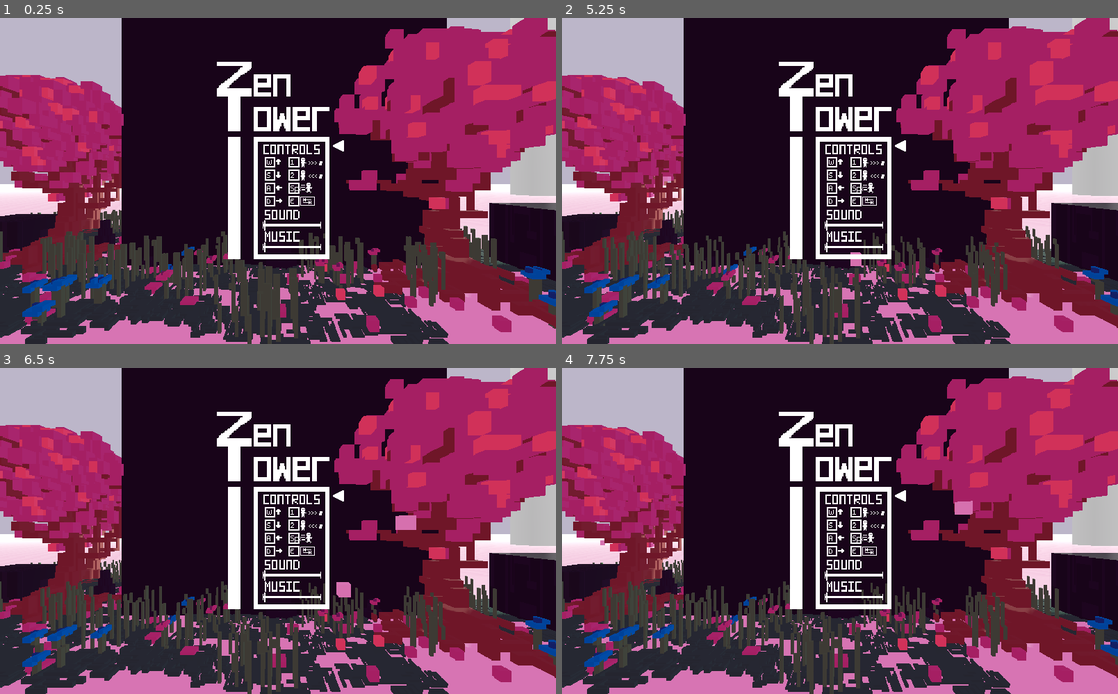
Above: before the commit, frames 1-4 (two rows, left to right).
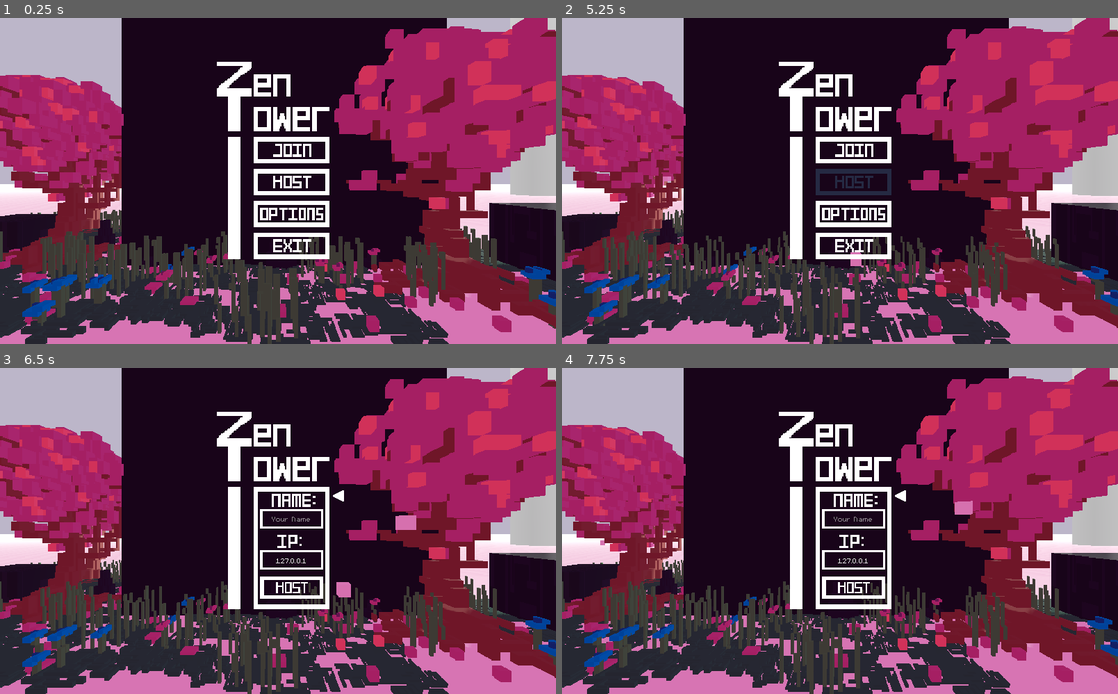
Above: after the commit, the same moments.

Repository: albielee/NSE_Challenge_Game
Game: Godot game, scene res://Menu/lobby.tscn
Two runs of this game, one before a commit and one after it. Both use one fixed random seed, a clock stepped at 60 frames per second and the inputs below.
Inputs (mouse positions are in pixels of both pictures, inside the frame that each line leads up to):
- Up to frame 1 (0.25 s): no input
- Up to frame 2 (5.25 s): tap Enter at 0.5 s; move the mouse to (962, 164) at 0.52 s; hold D (move_right) 0.53-1.28 s; hold Space (move_dash) 0.53-1.28 s; click (962, 164) at 0.67 s; move the mouse to (728, 197) at 1.27 s; hold S (move_down) 1.28-2.03 s; right-click (728, 197) at 1.35 s; move the mouse to (895, 109) at 2.02 s; press the mouse at (895, 109) at 2.03 s; hold D (move_right) 2.03-2.78 s; move the mouse to (812, 246) at 2.77 s; release the mouse at (812, 246) at 2.78 s; hold W (move_up) 2.78-3.53 s; tap Tab (scoreboard) at 2.85 s; click (812, 246) at 2.92 s; move the mouse to (1006, 229) at 3.52 s; hold E (summon_rock) 3.53-4.28 s; hold A (move_left) 3.53-5.03 s; move the mouse to (673, 132) at 4.27 s; tap Shift (temp_float) at 4.35 s; move the mouse to (867, 181) at 5.02 s; hold S (move_down) from 5.03 s (still down); hold Space (move_dash) from 5.03 s (still down); click (867, 181) at 5.17 s
- Up to frame 3 (6.5 s): move the mouse to (194, 449) at 5.77 s; release S (move_down) at 5.78 s; release Space (move_dash) at 5.78 s; hold D (move_right) from 5.78 s (still down); right-click (194, 449) at 5.85 s
- Up to frame 4 (7.75 s): move the mouse to (962, 514) at 6.52 s; release D (move_right) at 6.53 s; press the mouse at (962, 514) at 6.53 s; hold W (move_up) 6.53-7.28 s; move the mouse to (728, 547) at 7.27 s; release the mouse at (728, 547) at 7.28 s; hold D (move_right) from 7.28 s (still down); tap Tab (scoreboard) at 7.35 s; click (728, 547) at 7.42 s

The runs differ from the first frame. In frame 1, 1.9% of the frame differs, in the area x 45-62%, y 37-72%; in frame 2, 2.1%; in frame 3, 1.4%; in frame 4, 1.4%.

Commit message:
Options menu art update

Diff:
--- a/NSE_Challenge_Game/Menu/lobby.tscn
+++ b/NSE_Challenge_Game/Menu/lobby.tscn
@@ -935,7 +935,6 @@
 texture = ExtResource( 22 )
 
 [node name="Main" type="Panel" parent="Lobby/Menu"]
-visible = false
 margin_left = 472.0
 margin_top = 240.0
 margin_right = 472.0
@@ -1178,6 +1177,7 @@
 bus = "Sounds"
 
 [node name="Options" type="Panel" parent="Lobby/Menu"]
+visible = false
 margin_left = 384.0
 margin_top = 192.0
 margin_right = 384.0
@@ -1228,9 +1228,9 @@
 }
 
 [node name="Label" type="Label" parent="Lobby/Menu/Options/Button1"]
-margin_left = 1.99982
+margin_left = 2.0
 margin_top = -1.0
-margin_right = 41.9998
+margin_right = 13.0
 margin_bottom = 13.0
 custom_fonts/font = ExtResource( 45 )
 __meta__ = {
@@ -1249,10 +1249,10 @@
 }
 
 [node name="Label" type="Label" parent="Lobby/Menu/Options/Button2"]
-margin_left = 0.999817
-margin_top = -1.00049
-margin_right = 40.9998
-margin_bottom = 12.9995
+margin_left = 1.0
+margin_top = -1.0
+margin_right = 12.0
+margin_bottom = 13.0
 custom_fonts/font = ExtResource( 45 )
 __meta__ = {
 "_edit_use_anchors_": false
@@ -1270,10 +1270,10 @@
 }
 
 [node name="Label" type="Label" parent="Lobby/Menu/Options/Button3"]
-margin_left = 0.999817
-margin_top = -1.00049
-margin_right = 40.9998
-margin_bottom = 12.9995
+margin_left = 1.0
+margin_top = -1.0
+margin_right = 12.0
+margin_bottom = 13.0
 custom_fonts/font = ExtResource( 45 )
 __meta__ = {
 "_edit_use_anchors_": false
@@ -1291,10 +1291,10 @@
 }
 
 [node name="Label" type="Label" parent="Lobby/Menu/Options/Button4"]
-margin_left = 0.999817
-margin_top = -1.0005
-margin_right = 40.9998
-margin_bottom = 12.9995
+margin_left = 1.0
+margin_top = -1.0
+margin_right = 12.0
+margin_bottom = 13.0
 custom_fonts/font = ExtResource( 45 )
 __meta__ = {
 "_edit_use_anchors_": false
@@ -1312,9 +1312,9 @@
 }
 
 [node name="Label" type="Label" parent="Lobby/Menu/Options/Button5"]
-margin_left = 0.999817
+margin_left = 1.0
 margin_top = -1.0
-margin_right = 40.9998
+margin_right = 12.0
 margin_bottom = 13.0
 custom_fonts/font = ExtResource( 45 )
 __meta__ = {
@@ -1333,10 +1333,10 @@
 }
 
 [node name="Label" type="Label" parent="Lobby/Menu/Options/Button6"]
-margin_left = 0.999817
-margin_top = -1.00049
-margin_right = 40.9998
-margin_bottom = 12.9995
+margin_left = 1.0
+margin_top = -1.0
+margin_right = 12.0
+margin_bottom = 13.0
 custom_fonts/font = ExtResource( 45 )
 __meta__ = {
 "_edit_use_anchors_": false
@@ -1354,10 +1354,10 @@
 }
 
 [node name="Label" type="Label" parent="Lobby/Menu/Options/Button7"]
-margin_left = 0.999817
-margin_top = -1.00049
-margin_right = 14.9998
-margin_bottom = 12.9995
+margin_left = 1.0
+margin_top = -1.0
+margin_right = 14.0
+margin_bottom = 13.0
 custom_fonts/font = ExtResource( 45 )
 clip_text = true
 __meta__ = {
@@ -1376,10 +1376,10 @@
 }
 
 [node name="Label" type="Label" parent="Lobby/Menu/Options/Button8"]
-margin_left = 0.999817
-margin_top = -1.0005
-margin_right = 12.9998
-margin_bottom = 12.9995
+margin_left = 1.0
+margin_top = -1.0
+margin_right = 12.0
+margin_bottom = 13.0
 custom_fonts/font = ExtResource( 45 )
 __meta__ = {
 "_edit_use_anchors_": false
Binary file changed: NSE_Challenge_Game/Assets/Menu/OptionsMenu.png
Binary file changed: NSE_Challenge_Game/Assets/Menu/OptionsPressedTrans.aseprite
Binary file changed: NSE_Challenge_Game/Assets/Menu/OptionsPressedTrans.png
